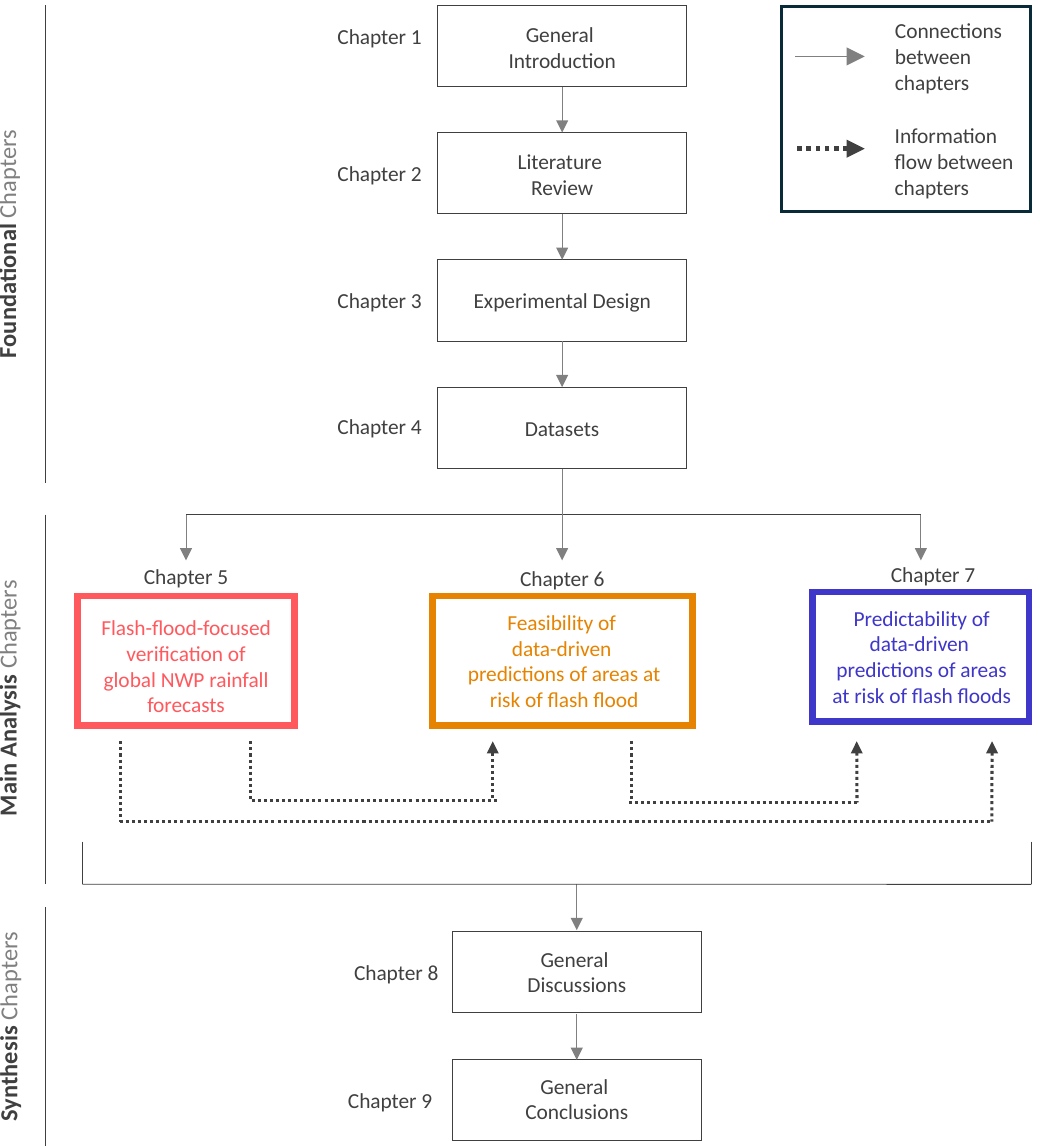
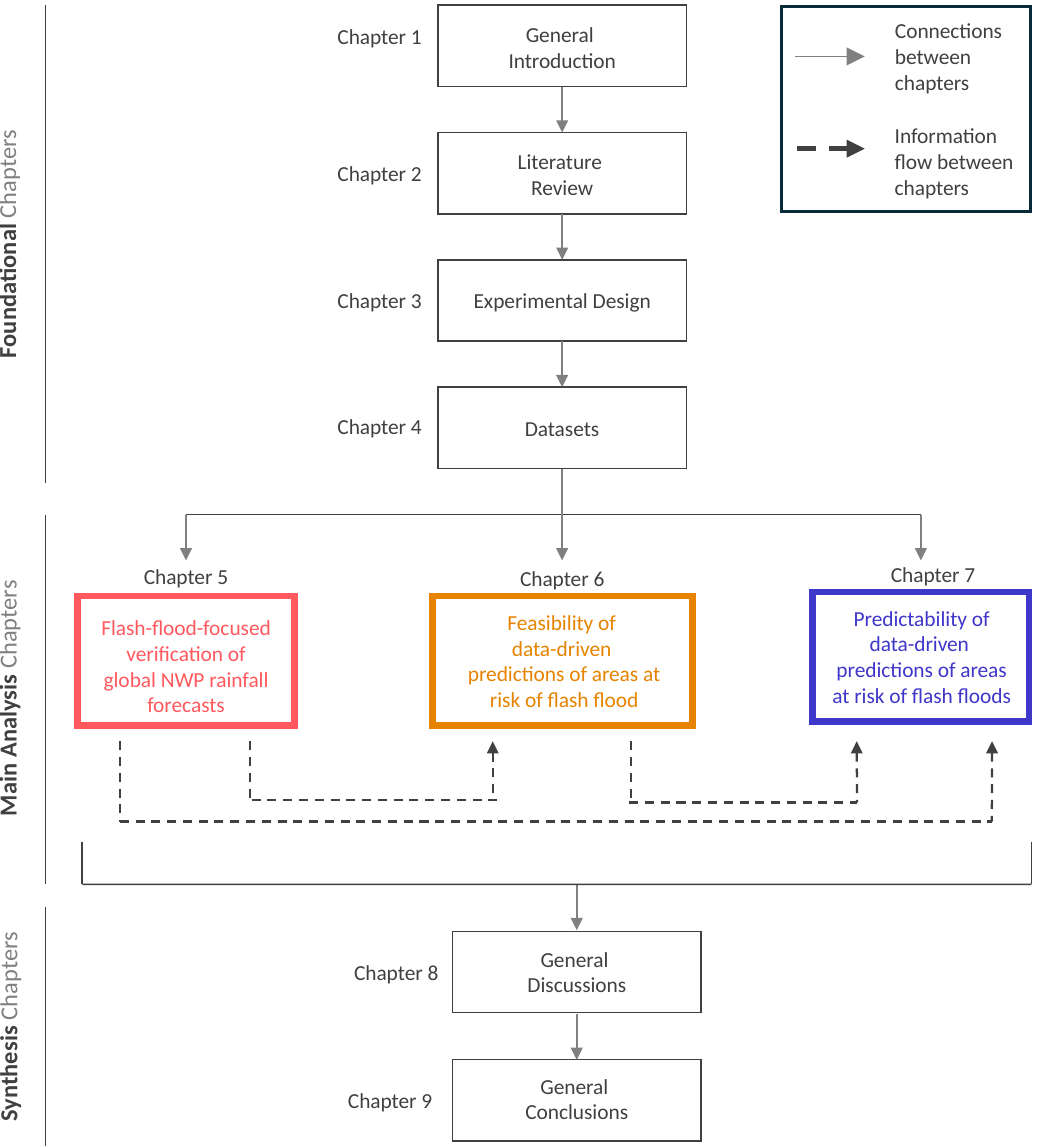
Before and after one commit to FatimaPillosu/thesis, a slide deck: slide 1 of chapter_01/figures/thesis_roadmap.pptx. Drawn at 1040x1148 pixels with LibreOffice and Linux fonts; fonts in the diff are those of the drawing. Boxes give left, top, right and bottom in pixels: in the first picture for what was removed or moved away, otherwise in the second. Text is boxed around its words. In the diff, an @@ line names an element or a change of style, - is before the commit and + after.

```diff
--- a/chapter_01/figures/thesis_roadmap.pptx
+++ b/chapter_01/figures/thesis_roadmap.pptx
@@ line (121, 743) - (121, 822): stroke #404040 1 pt dashed to #404040 0.75 pt dashed @@
@@ line (251, 743) - (251, 802): stroke #404040 1 pt dashed to #404040 0.75 pt dashed @@
@@ arrow (494, 743) - (494, 798): stroke #404040 1 pt dashed to #404040 0.75 pt dashed @@
@@ line (632, 743) - (632, 802): stroke #404040 1 pt dashed to #404040 0.75 pt dashed @@
@@ arrow (857, 743) - (857, 804): stroke #404040 1 pt dashed to #404040 0.75 pt dashed @@
@@ arrow (994, 743) - (994, 822): stroke #404040 1 pt dashed to #404040 0.75 pt dashed @@
@@ line (251, 802) - (498, 802): stroke #404040 1 pt dashed to #404040 0.75 pt dashed @@
@@ line (630, 804) - (857, 804): stroke #404040 1 pt dashed to #404040 0.75 pt dashed @@
@@ line (119, 822) - (994, 822): stroke #404040 1 pt dashed to #404040 0.75 pt dashed @@
@@ line (82, 886) - (1031, 886): stroke #404040 0.25 pt to #404040 0.5 pt @@
@@ arrow (577, 886) - (577, 932): stroke #808080 0.25 pt to #808080 0.5 pt @@
```
Also in this commit, not shown: 1 other file.
